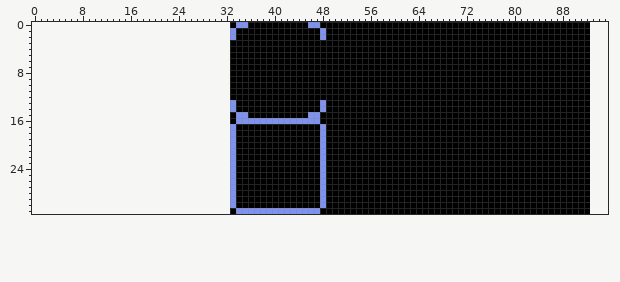
Edited in one commit: pixel-art file (assets/sprites/aseprite/boxes.aseprite). Above, as it was before the edit.
60x32 pixels, 1 frame. The old version is drawn lined up with the new one, on the new canvas.
Now the later version:
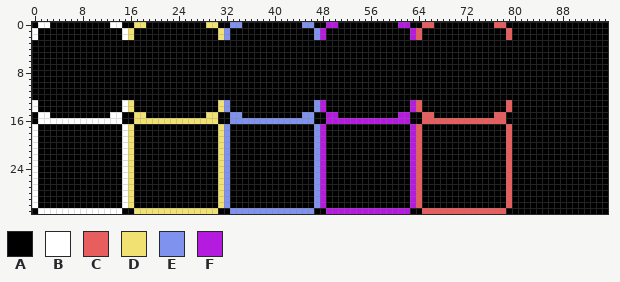
Palette (. is transparent): A #000000  B #ffffff  C #e85e5e  D #f1e173  E #7f92ed  F #b51adf
Commit: color boxes in char select
What changed:
canvas 60x32 -> 96x32, the old top-left corner now at 33,0
Changed rows in their new state; - is an unchanged pixel.
first column x 0:
 0 ABBAAAAAAAAAABBAADDAAAAAAAAAADDAAE-A---------E-A-FF----------FF--CC----------CC--------------AAA
 1 BAAAAAAAAAAAAAABDAAAAAAAAAAAAAADEA-------------EF--------------FC--------------C-------------AAA
 2 BAAAAAAAAAAAAAABDAAAAAAAAAAAAAADEA-------------EF--------------FC--------------C-------------AAA
 3 AAAAAAAAAAAAAAAAAAAAAAAAAAAAAAAAA------------------------------------------------------------AAA
 4 AAAAAAAAAAAAAAAAAAAAAAAAAAAAAAAAA------------------------------------------------------------AAA
 5 AAAAAAAAAAAAAAAAAAAAAAAAAAAAAAAAA------------------------------------------------------------AAA
 6 AAAAAAAAAAAAAAAAAAAAAAAAAAAAAAAAA------------------------------------------------------------AAA
 7 AAAAAAAAAAAAAAAAAAAAAAAAAAAAAAAAA------------------------------------------------------------AAA
 8 AAAAAAAAAAAAAAAAAAAAAAAAAAAAAAAAA------------------------------------------------------------AAA
 9 AAAAAAAAAAAAAAAAAAAAAAAAAAAAAAAAA------------------------------------------------------------AAA
10 AAAAAAAAAAAAAAAAAAAAAAAAAAAAAAAAA------------------------------------------------------------AAA
11 AAAAAAAAAAAAAAAAAAAAAAAAAAAAAAAAA------------------------------------------------------------AAA
12 AAAAAAAAAAAAAAAAAAAAAAAAAAAAAAAAA------------------------------------------------------------AAA
13 BAAAAAAAAAAAAAABDAAAAAAAAAAAAAADEA-------------EF--------------FC--------------C-------------AAA
14 BAAAAAAAAAAAAAABDAAAAAAAAAAAAAADEA-------------EF--------------FC--------------C-------------AAA
15 ABBAAAAAAAAAABBAADDAAAAAAAAAADDAAE-A---------E-A-FF----------FF--CC----------CC--------------AAA
16 ABBBBBBBBBBBBBBAADDDDDDDDDDDDDDAAE-------------A-FFFFFFFFFFFFFF--CCCCCCCCCCCCCC--------------AAA
17 BAAAAAAAAAAAAAABDAAAAAAAAAAAAAADEA-------------EF--------------FC--------------C-------------AAA
18 BAAAAAAAAAAAAAABDAAAAAAAAAAAAAADEA-------------EF--------------FC--------------C-------------AAA
19 BAAAAAAAAAAAAAABDAAAAAAAAAAAAAADEA-------------EF--------------FC--------------C-------------AAA
20 BAAAAAAAAAAAAAABDAAAAAAAAAAAAAADEA-------------EF--------------FC--------------C-------------AAA
21 BAAAAAAAAAAAAAABDAAAAAAAAAAAAAADEA-------------EF--------------FC--------------C-------------AAA
22 BAAAAAAAAAAAAAABDAAAAAAAAAAAAAADEA-------------EF--------------FC--------------C-------------AAA
23 BAAAAAAAAAAAAAABDAAAAAAAAAAAAAADEA-------------EF--------------FC--------------C-------------AAA
24 BAAAAAAAAAAAAAABDAAAAAAAAAAAAAADEA-------------EF--------------FC--------------C-------------AAA
25 BAAAAAAAAAAAAAABDAAAAAAAAAAAAAADEA-------------EF--------------FC--------------C-------------AAA
26 BAAAAAAAAAAAAAABDAAAAAAAAAAAAAADEA-------------EF--------------FC--------------C-------------AAA
27 BAAAAAAAAAAAAAABDAAAAAAAAAAAAAADEA-------------EF--------------FC--------------C-------------AAA
28 BAAAAAAAAAAAAAABDAAAAAAAAAAAAAADEA-------------EF--------------FC--------------C-------------AAA
29 BAAAAAAAAAAAAAABDAAAAAAAAAAAAAADEA-------------EF--------------FC--------------C-------------AAA
30 BAAAAAAAAAAAAAABDAAAAAAAAAAAAAADEA-------------EF--------------FC--------------C-------------AAA
31 ABBBBBBBBBBBBBBAADDDDDDDDDDDDDDAAE-------------A-FFFFFFFFFFFFFF--CCCCCCCCCCCCCC--------------AAA
Boxes around the changes in both pictures, in picture pixels (x1, y1, x2, y2):
changed: (32, 22, 248, 214)
changed: (302, 22, 338, 40)
changed: (398, 22, 434, 40)
changed: (494, 22, 512, 40)
added: (590, 22, 608, 214)
changed: (302, 100, 512, 214)
